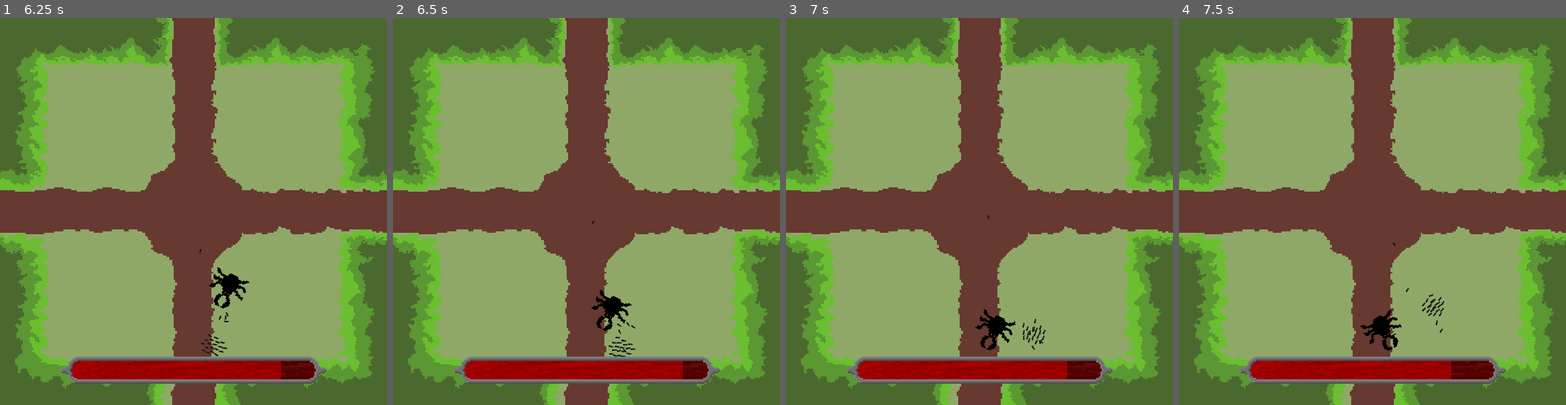
Above: before the commit, frames 1-4 (left to right).
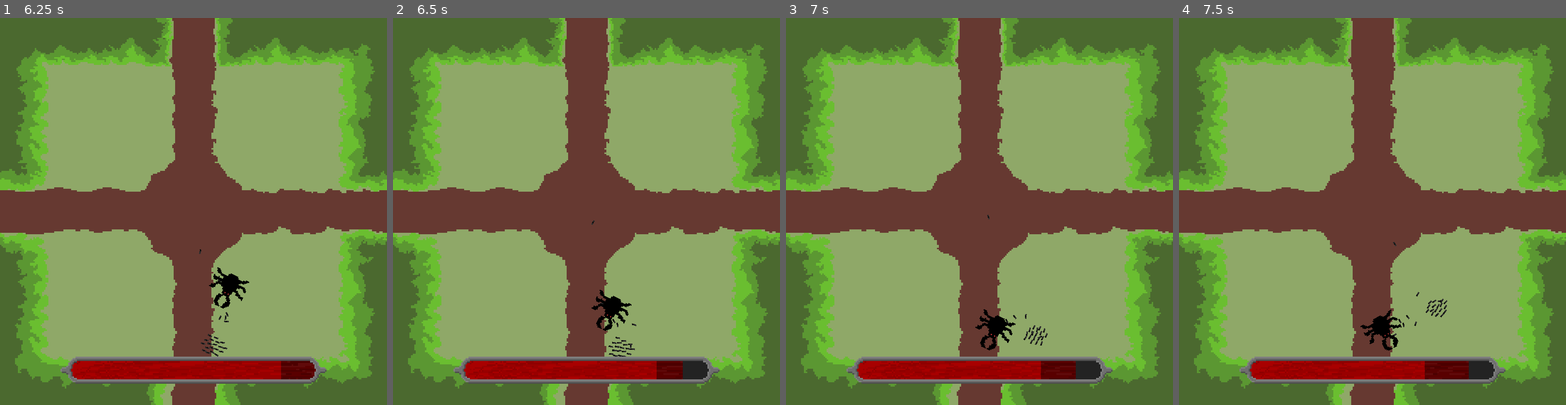
Above: after the commit, the same moments.

Repository: filvan1/LD56
Game: Godot game, scene res://scenes/main.tscn
The game is run twice, just before and just after one commit, with the same random seed, the same clock (stepped at 60 frames per second) and the same inputs.
Inputs:
- Up to frame 1 (6.25 s): hold D (move_right) 0.53-1.28 s; tap one key every 0.75 s from 0.6 s: Down (aim_down) Left (aim_left) Right (aim_right) Up (aim_up) Down (aim_down) Left (aim_left) Right (aim_right) Up (aim_up); hold S (move_down) 1.28-2.03 s; hold D (move_right) 2.03-2.78 s; hold W (move_up) 2.78-3.53 s; hold A (move_left) 3.53-5.03 s; hold S (move_down) 5.03-5.78 s; hold D (move_right) from 5.78 s (still down)
- Up to frame 2 (6.5 s): keep holding D (move_right)
- Up to frame 3 (7 s): release D (move_right) at 6.53 s; hold W (move_up) from 6.53 s (still down); tap Down (aim_down) at 6.6 s
- Up to frame 4 (7.5 s): release W (move_up) at 7.28 s; hold D (move_right) from 7.28 s (still down); tap Left (aim_left) at 7.35 s

Frame 1 is identical in both runs. In frame 2, 0.7% of the frame differs, in the area x 55-82%, y 76-94%; in frame 3, 0.8%; in frame 4, 0.8%, in the area x 20-82%, y 57-94%.

Commit message:
make some ant new swarm if swarm is empty

Diff:
--- a/scripts/ant.gd
+++ b/scripts/ant.gd
@@ -41,7 +41,12 @@
 			position.y -= trajectory.sample(t)
 			rotation += delta
 
-		$CollisionShape2D.disabled = state == AntState.HOMING or state == AntState.MURDERING or not alive
+	$CollisionShape2D.disabled = (state == AntState.HOMING or state == AntState.MURDERING or not alive)
+
+	if get_parent().get_swarming_ants().size() == 0 and self.alive and self.state == AntState.HOMING:
+		# This means that we've yoten the last swarming ant but this one is still alive and homing.
+		# Make this one the swarm.
+		self.state = AntState.SWARMING
 
 func _land():
 	state = AntState.HOMING
--- a/scripts/player.gd
+++ b/scripts/player.gd
@@ -48,7 +48,7 @@
 
 func _fire(aim: Vector2):
 	var candidates = swarm.get_swarming_ants()
-	if candidates.size() <= 1:
+	if candidates.size() == 0:
 		return
 
 	cooldown_remaining = shoot_cooldown
